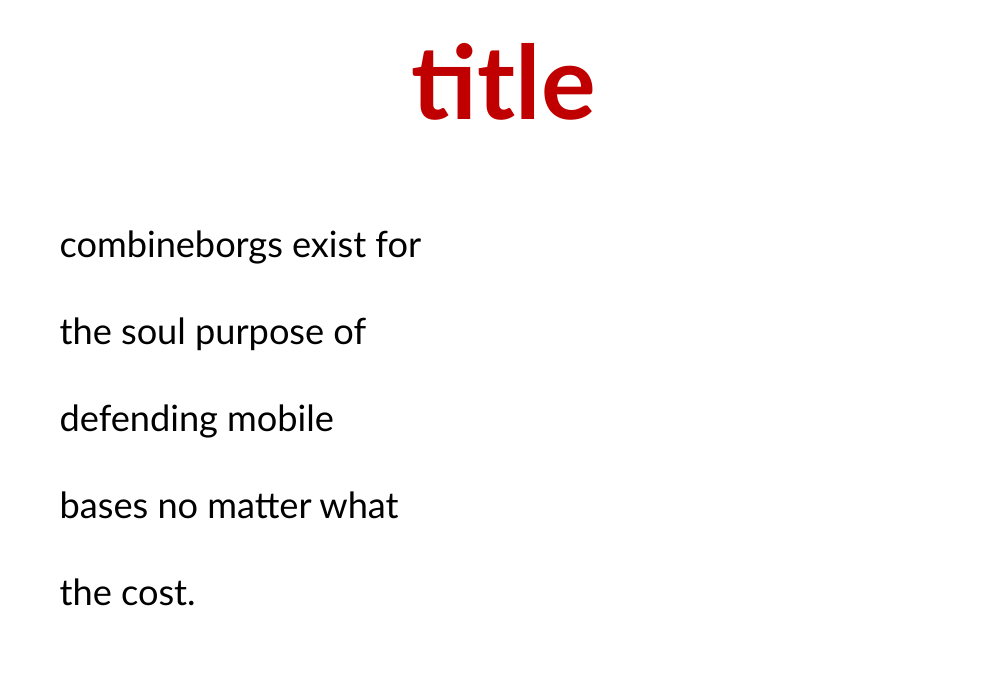
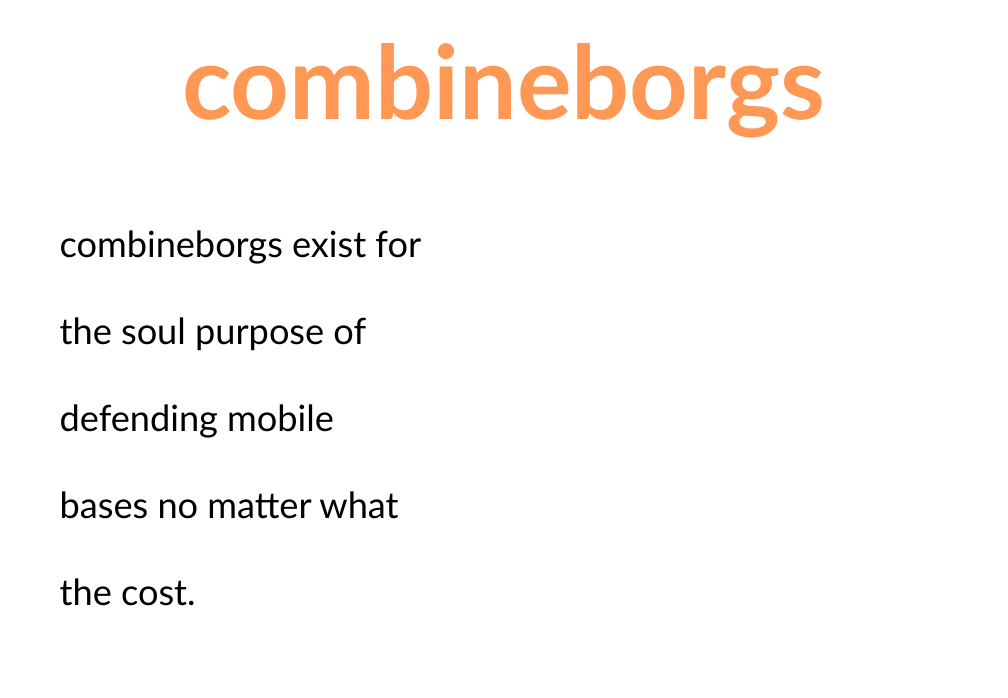
Before and after one commit to yaohongchunnz/PixelJam2014, a slide deck: slide 3 of Instructions.pptx. Drawn at 1008x698 pixels with LibreOffice and Linux fonts; fonts in the diff are those of the drawing. Boxes give left, top, right and bottom in pixels: in the first picture for what was removed or moved away, otherwise in the second. Text is boxed around its words. In the diff, an @@ line names an element or a change of style, - is before the commit and + after.

```diff
--- a/Instructions.pptx
+++ b/Instructions.pptx
@@ text at (183,43,826,137): text changed; text colour #C00000 to gradient #9D4700 to #FF9856 to #FFF5F1 @@
-title
+combineborgs
```
Also in this commit, not shown: 8 other slides changed, 1 slide added, 1 slide removed.
